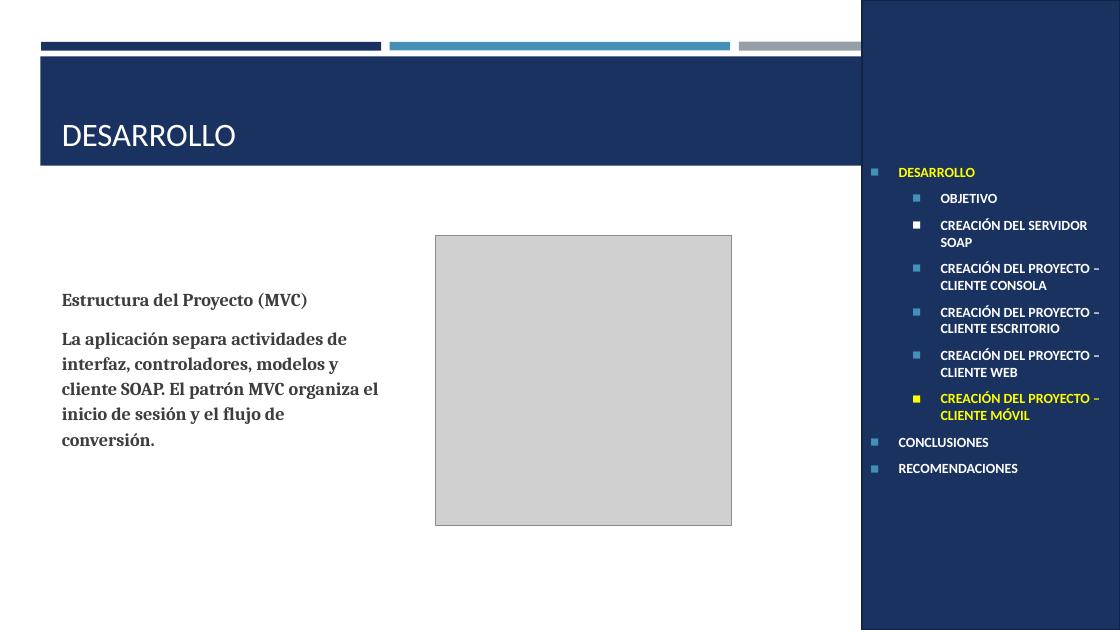
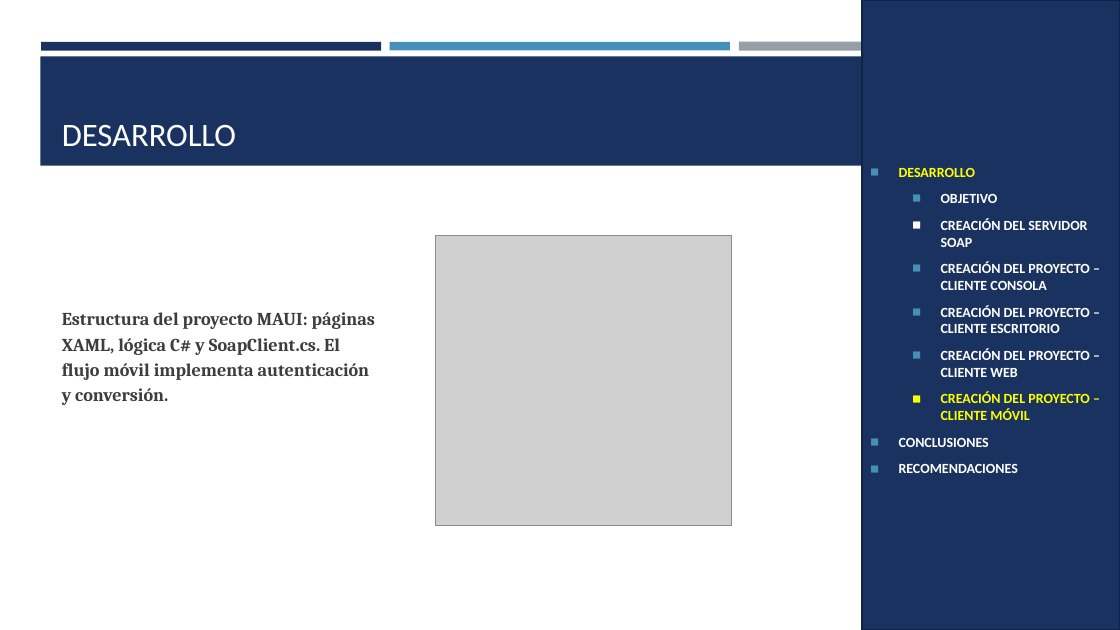
Before and after one commit to JulioViche/u1-sw-arch, a slide deck: slide 25 of TI.1.2. PAO202651_SOAP_DOTNET_SINBDD_NRC36884_GR09/05. DOCUMENTACION/CONVUNI_SOAP_DOTNET_GR09.pptx. Drawn at 1120x630 pixels with LibreOffice and Linux fonts; fonts in the diff are those of the drawing; grey boxes stand for pictures. Boxes give left, top, right and bottom in pixels: in the first picture for what was removed or moved away, otherwise in the second. Text is boxed around its words. In the diff, an @@ line names an element or a change of style, - is before the commit and + after.

Commit message:
docs(dotnet): corregir stack MAUI y servicios

```diff
--- a/TI.1.2. PAO202651_SOAP_DOTNET_SINBDD_NRC36884_GR09/05. DOCUMENTACION/CONVUNI_SOAP_DOTNET_GR09.pptx
+++ b/TI.1.2. PAO202651_SOAP_DOTNET_SINBDD_NRC36884_GR09/05. DOCUMENTACION/CONVUNI_SOAP_DOTNET_GR09.pptx
@@ text at [62, 312, 375, 405]: text changed @@
-Estructura del Proyecto (MVC)
-La aplicación separa actividades de interfaz, controladores, modelos y cliente SOAP. El patrón MVC organiza el inicio de sesión y el flujo de conversión.
+Estructura del proyecto MAUI: páginas XAML, lógica C# y SoapClient.cs. El flujo móvil implementa autenticación y conversión.
```
Also in this commit, not shown: 14 other slides changed, 18 other files.
